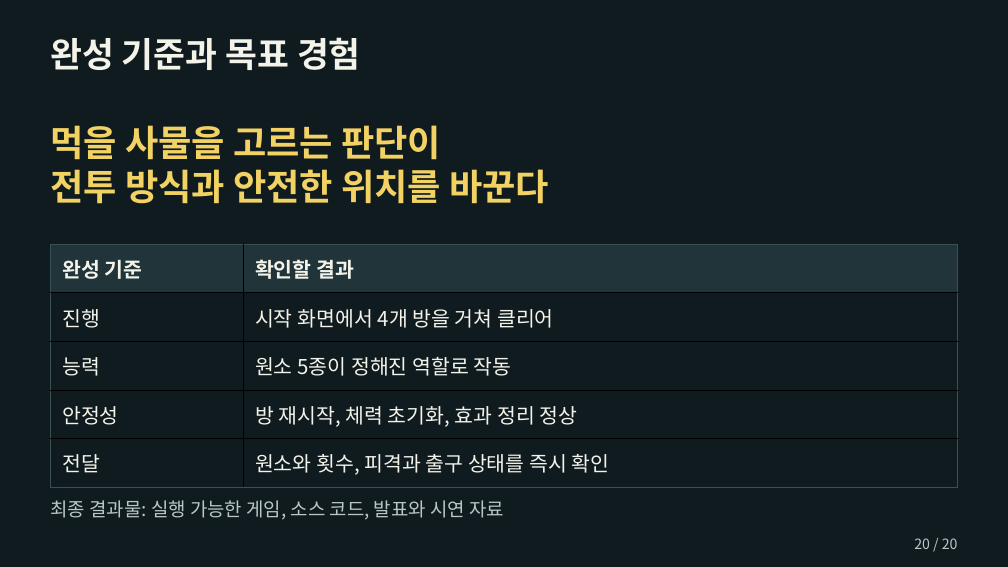
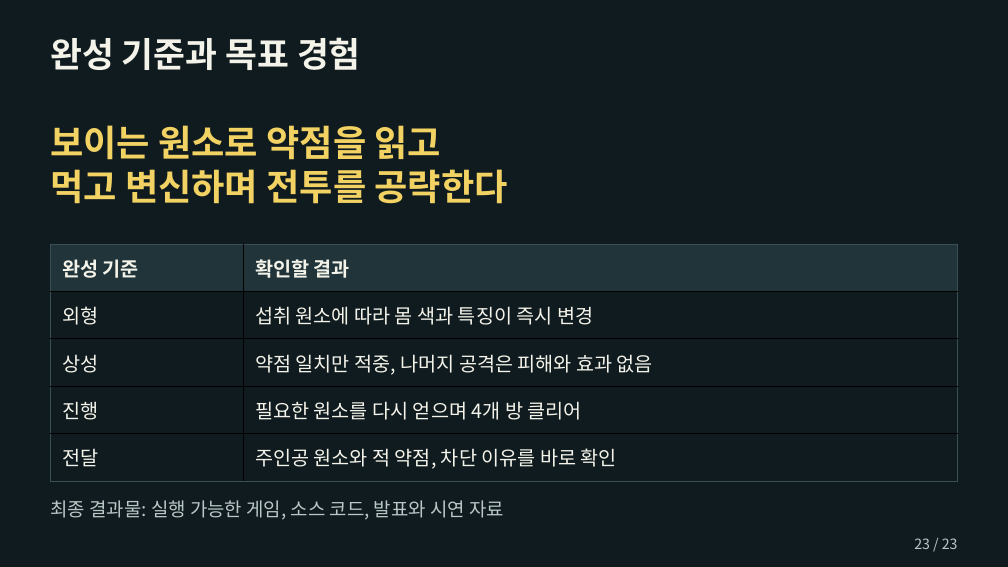
Before and after one commit to chanwhee0330/element-eater, a slide deck: slide 23 of outputs/엘리먼트_이터_기획서_허찬휘.pptx (slide 20 before the commit). Drawn at 1008x567 pixels with LibreOffice and Linux fonts; fonts in the diff are those of the drawing. Boxes give left, top, right and bottom in pixels: in the first picture for what was removed or moved away, otherwise in the second. Text is boxed around its words. In the diff, an @@ line names an element or a change of style, - is before the commit and + after.

```diff
--- a/outputs/엘리먼트_이터_기획서_허찬휘.pptx
+++ b/outputs/엘리먼트_이터_기획서_허찬휘.pptx
@@ text at (50, 125, 508, 204): text changed @@
-먹을 사물을 고르는 판단이
-전투 방식과 안전한 위치를 바꾼다
+보이는 원소로 약점을 읽고
+먹고 변신하며 전투를 공략한다
@@ table at (51, 244, 958, 473) @@
-row 2, column 1: 진행
+row 2, column 1: 외형
-row 2, column 2: 시작 화면에서 4개 방을 거쳐 클리어
+row 2, column 2: 섭취 원소에 따라 몸 색과 특징이 즉시 변경
-row 3, column 1: 능력
+row 3, column 1: 상성
-row 3, column 2: 원소 5종이 정해진 역할로 작동
+row 3, column 2: 약점 일치만 적중, 나머지 공격은 피해와 효과 없음
-row 4, column 1: 안정성
+row 4, column 1: 진행
-row 4, column 2: 방 재시작, 체력 초기화, 효과 정리 정상
+row 4, column 2: 필요한 원소를 다시 얻으며 4개 방 클리어
-row 5, column 2: 원소와 횟수, 피격과 출구 상태를 즉시 확인
+row 5, column 2: 주인공 원소와 적 약점, 차단 이유를 바로 확인
@@ size 19.5 to 18.8 pt in "완성 기준", "확인할 결과", "전달" @@
@@ text at (914, 538, 958, 549): text changed @@
-20 / 20
+23 / 23
```
Also in this commit, not shown: 19 other slides changed, 3 slides added, 10 other files.
